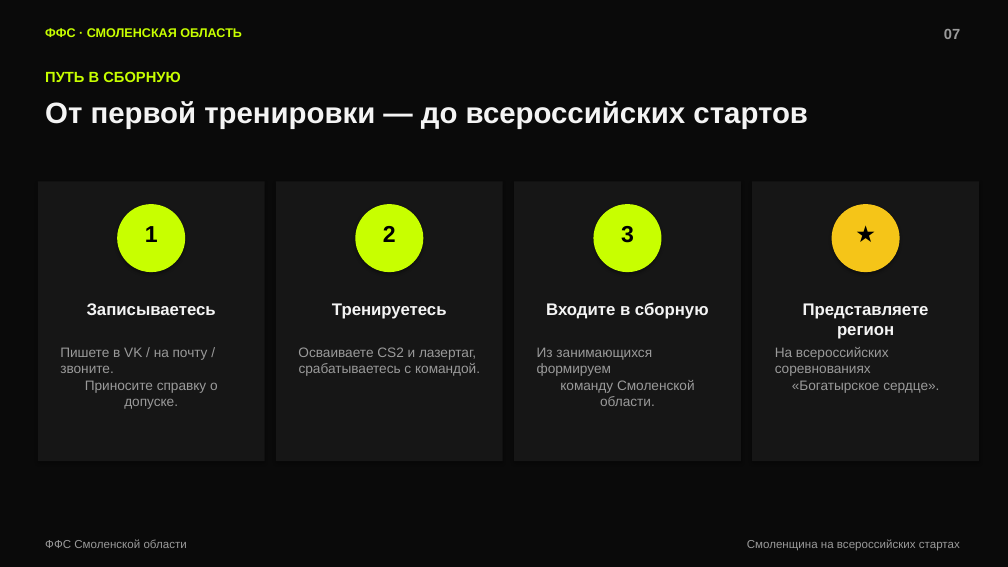
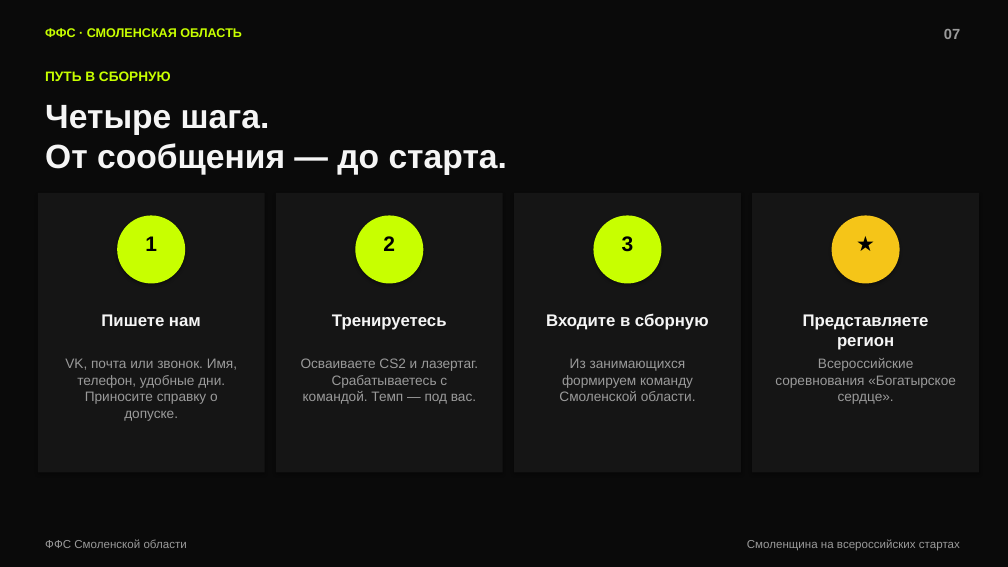
Before and after one commit to Budnikcam/studytest, a slide deck: slide 7 of presentations/bogatyrskoe-serdtse/Bogatyrskoe-serdtse-nabor.pptx. Drawn at 1008x567 pixels with LibreOffice and Linux fonts; fonts in the diff are those of the drawing. Boxes give left, top, right and bottom in pixels: in the first picture for what was removed or moved away, otherwise in the second. Text is boxed around its words. In the diff, an @@ line names an element or a change of style, - is before the commit and + after.

```diff
--- a/presentations/bogatyrskoe-serdtse/Bogatyrskoe-serdtse-nabor.pptx
+++ b/presentations/bogatyrskoe-serdtse/Bogatyrskoe-serdtse-nabor.pptx
@@ text "ПУТЬ В СБОРНУЮ" at (x1=45, y1=71, x2=171, y2=81): size 14 to 13 pt @@
@@ text at (x1=45, y1=105, x2=507, y2=175): text changed; size 28 to 32 pt; text colour #F4F4F4 to #F5F5F5 @@
-От первой тренировки — до всероссийских стартов
+Четыре шага.
+От сообщения — до старта.
@@ 4 ellipses, 4 rectangles, 3 texts moved together from (x1=38, y1=181, x2=979, y2=461) to (x1=38, y1=193, x2=979, y2=473) @@
@@ fill #161616 to #151515 in 4 elements at (x1=276, y1=193, x2=503, y2=473), (x1=514, y1=193, x2=741, y2=473), (x1=38, y1=193, x2=265, y2=473), (x1=752, y1=193, x2=979, y2=473) @@
@@ text "1" moved from (x1=145, y1=226, x2=158, y2=242) to (x1=145, y1=236, x2=157, y2=251) @@
@@ text "2" moved from (x1=383, y1=226, x2=396, y2=242) to (x1=383, y1=236, x2=395, y2=251) @@
@@ text "3" moved from (x1=621, y1=226, x2=634, y2=243) to (x1=622, y1=236, x2=634, y2=252) @@
@@ size 22 to 20 pt in 4 elements at (x1=145, y1=236, x2=157, y2=251), (x1=383, y1=236, x2=395, y2=251), (x1=622, y1=236, x2=634, y2=252), (x1=832, y1=227, x2=900, y2=268) @@
@@ text "★" moved from (x1=832, y1=216, x2=900, y2=261) to (x1=832, y1=227, x2=900, y2=268) @@
@@ text at (x1=101, y1=314, x2=201, y2=326): text changed; text colour #F4F4F4 to #F5F5F5 @@
-Записываетесь
+Пишете нам
@@ text colour #F4F4F4 to #F5F5F5 in 3 elements at (x1=332, y1=314, x2=447, y2=330), (x1=546, y1=313, x2=709, y2=330), (x1=803, y1=314, x2=929, y2=350) @@
@@ text at (x1=65, y1=358, x2=237, y2=421): text changed @@
-Пишете в VK / на почту / звоните.
-Приносите справку о допуске.
+VK, почта или звонок. Имя, телефон, удобные дни. Приносите справку о допуске.
@@ text at (x1=301, y1=358, x2=478, y2=404): text changed @@
-Осваиваете CS2 и лазертаг,
-срабатываетесь с командой.
+Осваиваете CS2 и лазертаг. Срабатываетесь с командой. Темп — под вас.
@@ text "Из занимающихся формируем команду Смоленской ..." rewrapped from (x1=537, y1=347, x2=695, y2=406) to (x1=559, y1=358, x2=696, y2=401) @@
@@ text at (x1=775, y1=358, x2=956, y2=404): text changed @@
-На всероссийских соревнованиях
-«Богатырское сердце».
+Всероссийские соревнования «Богатырское сердце».
```
Also in this commit, not shown: 4 other slides changed, 3 slides added, 4 slides removed, 16 other files.
